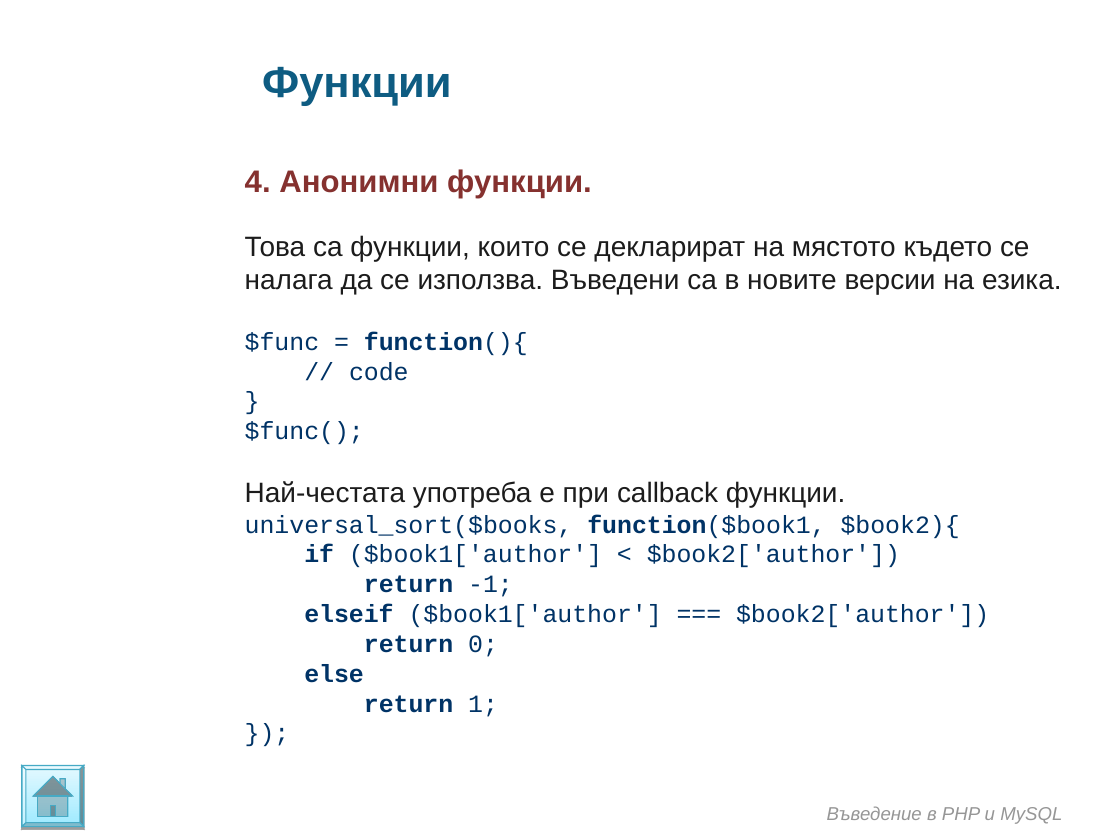
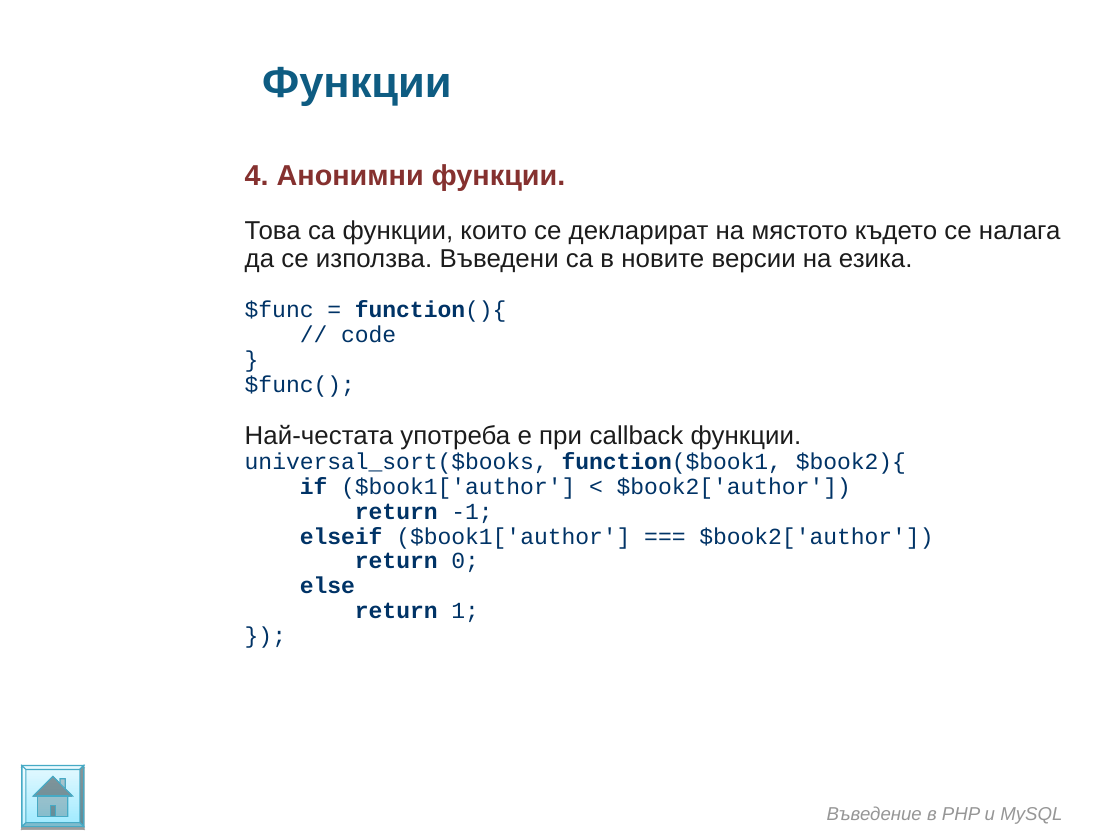
Before and after one commit to ivanstoynov/php-learning, a slide deck: slide 9 of Materials/PHP/Functions in PHP - part 2.ppt. Drawn at 1120x840 pixels with LibreOffice and Linux fonts; fonts in the diff are those of the drawing; background and template pictures are left out. Boxes give left, top, right and bottom in pixels: in the first picture for what was removed or moved away, otherwise in the second. Text is boxed around its words. In the diff, an @@ line names an element or a change of style, - is before the commit and + after.

```diff
--- a/Materials/PHP/Functions in PHP - part 2.ppt
+++ b/Materials/PHP/Functions in PHP - part 2.ppt
@@ text "4. Анонимни функции." at <box>245,164,1060,622</box>: size 20 to 18.5 pt in "4. Анонимни функции."; size 18 to 16.6 pt in "Това са функции, които се декларират на ...", "Най-честата употреба е при callback функции."; size 16 to 14.8 pt in "$func = function(){", "// code", "}", "$func();" and 7 more places; line spacing 1 to 0.9 @@
```
Also in this commit, not shown: 1 other slide changed, 2 other files.
